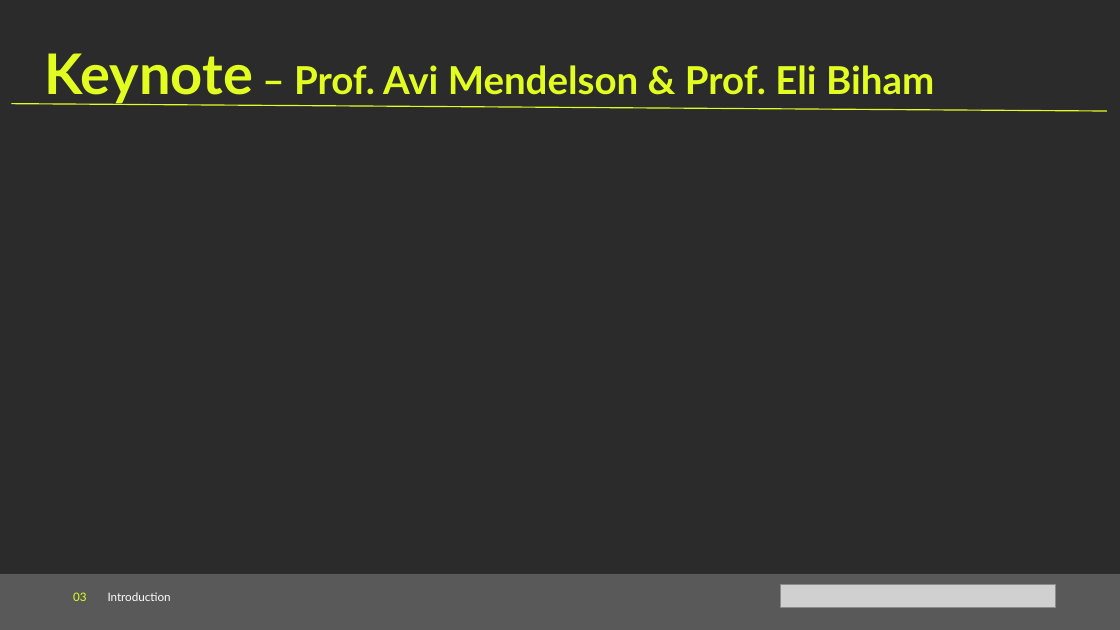
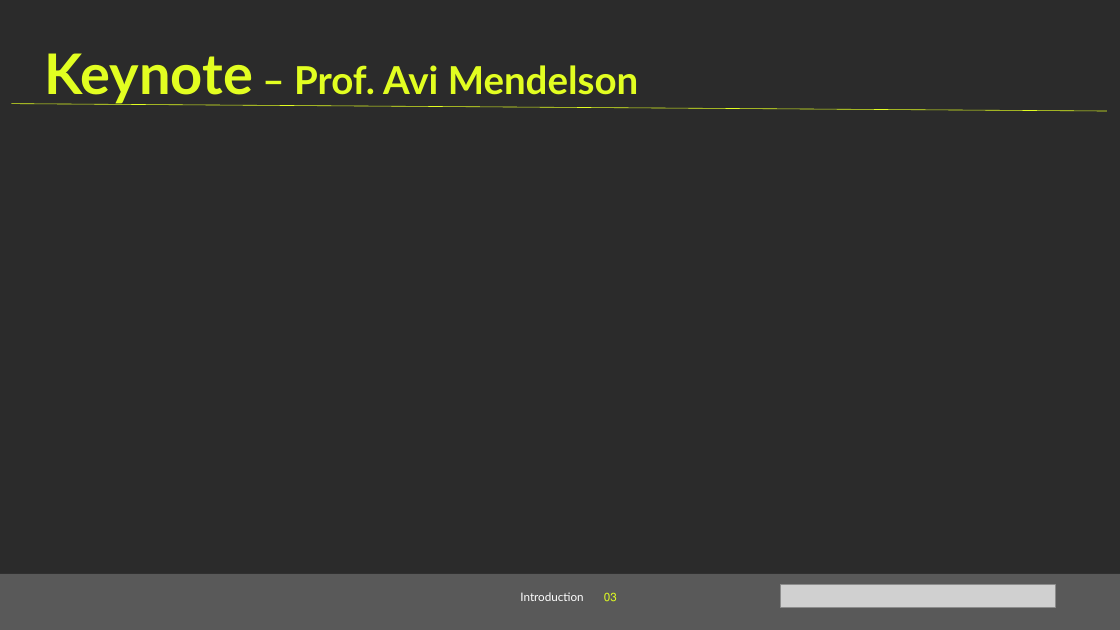
Before and after one commit to Technipwn/Technipwn.github.io, a slide deck: slide 5 of files/introduction.pptx (slide 6 before the commit). Drawn at 1120x630 pixels with LibreOffice and Linux fonts; fonts in the diff are those of the drawing; grey boxes stand for pictures; background and template pictures are left out; a plain dark background stands for a picture behind light text. Boxes give left, top, right and bottom in pixels: in the first picture for what was removed or moved away, otherwise in the second. Text is boxed around its words. In the diff, an @@ line names an element or a change of style, - is before the commit and + after.

Commit message:
Update the introduction presentation

```diff
--- a/files/introduction.pptx
+++ b/files/introduction.pptx
@@ text at box(44, 53, 639, 105): text changed @@
-Keynote – Prof. Avi Mendelson & Prof. Eli Biham
+Keynote – Prof. Avi Mendelson
@@ line (12, 103) - (1107, 111): stroke #E2FE21 1 pt to #E2FE21 0.5 pt @@
@@ text "03 Introduction" at box(604, 593, 617, 601): alignment left to right @@
```
Also in this commit, not shown: 5 other slides changed, 3 slides added, 11 slides removed.
